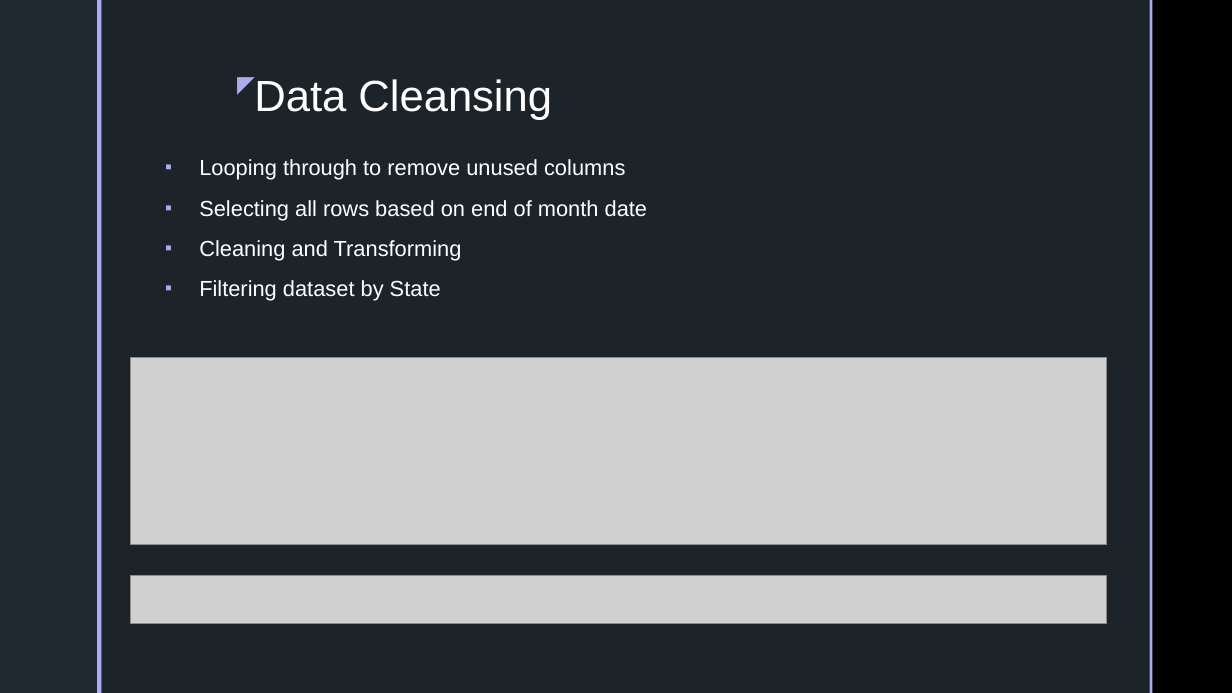
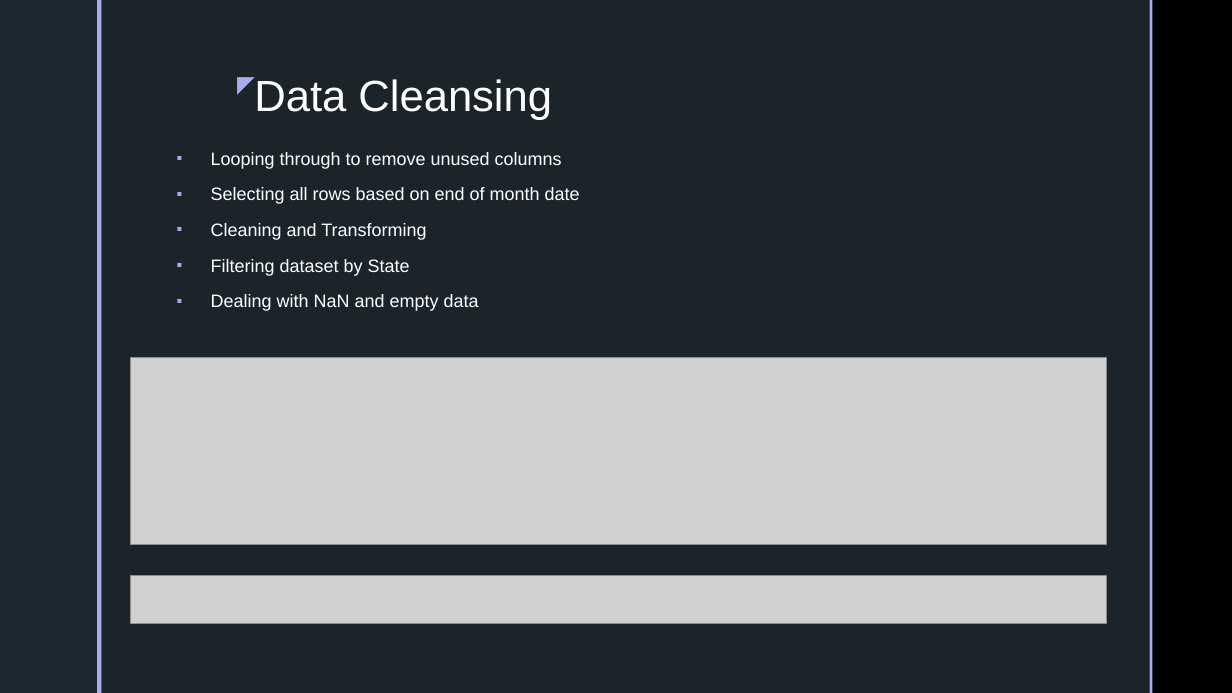
Before and after one commit to inkosi-codes/Covid-19-and-Low-Income-Communities, a slide deck: slide 8 of docs/Presentation/Power-Point.pptx. Drawn at 1232x693 pixels with LibreOffice and Linux fonts; fonts in the diff are those of the drawing; grey boxes stand for pictures; background and template pictures are left out. Boxes give left, top, right and bottom in pixels: in the first picture for what was removed or moved away, otherwise in the second. Text is boxed around its words. In the diff, an @@ line names an element or a change of style, - is before the commit and + after.

```diff
--- a/docs/Presentation/Power-Point.pptx
+++ b/docs/Presentation/Power-Point.pptx
@@ text "Looping through to remove unused ...": place and size @@
-text "Looping through to remove unused ..." at box(199, 159, 647, 301)
+text "Looping through to remove unused ..." at box(211, 152, 580, 311)
@@ text at box(211, 152, 580, 276): size 17 to 14 pt in "Looping through to remove unused columns", "Selecting all rows based on end of ...", "Cleaning and Transforming", "Filtering dataset by State" @@
@@ text at box(211, 294, 479, 311): paragraph added @@
+▪ Dealing with NaN and empty data
```
Also in this commit, not shown: 5 other slides changed, 7 slides added, 3 slides removed, 5 other files.
